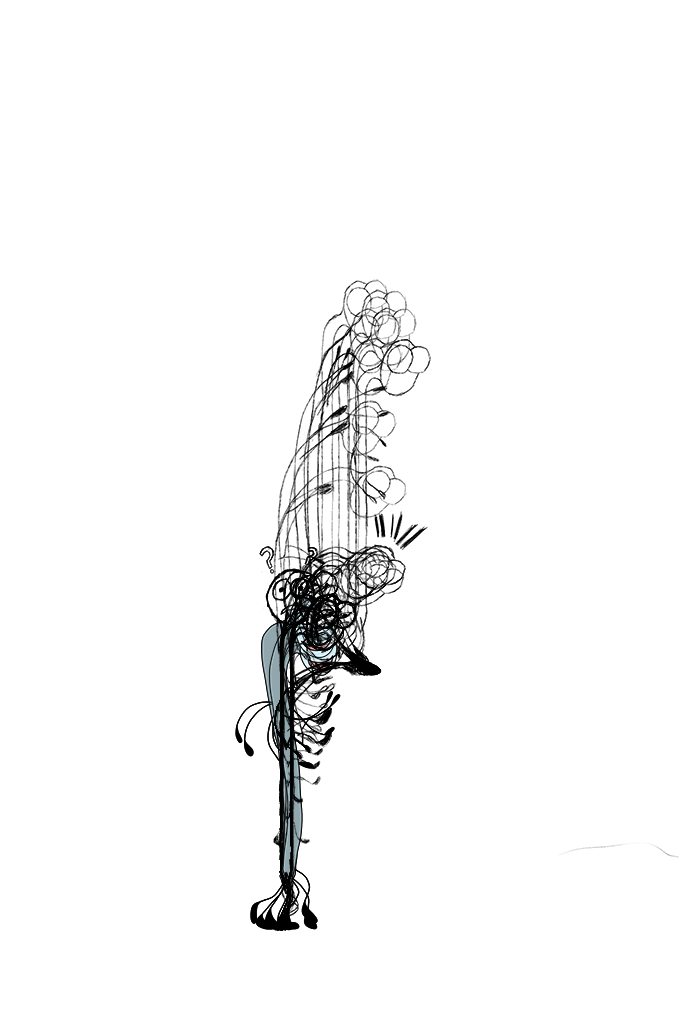
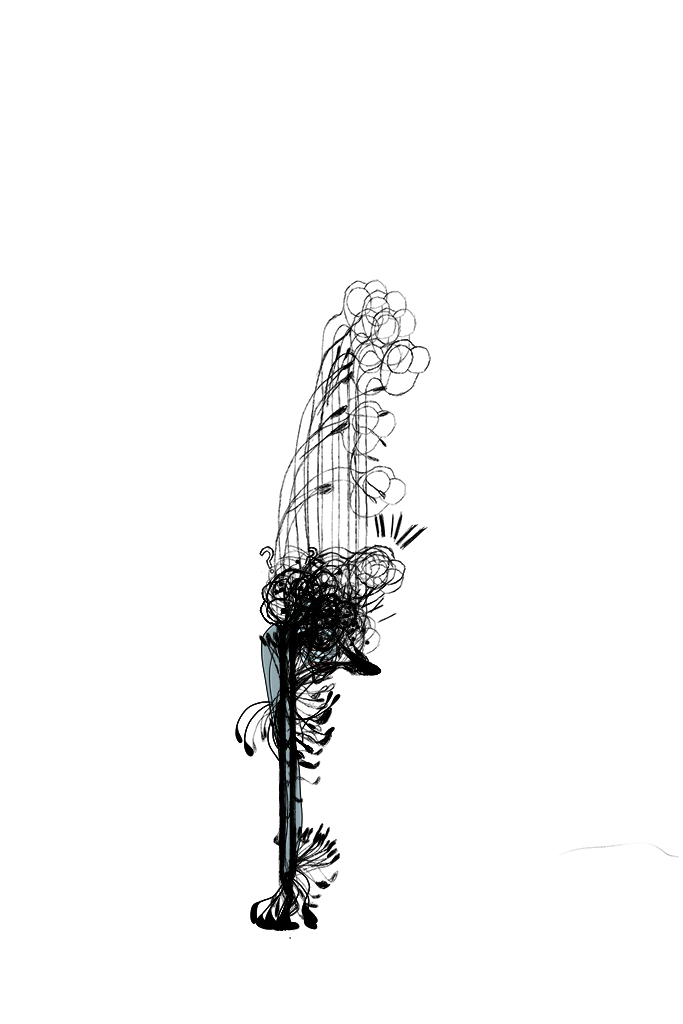
Before/after of a 683×1024 layered artwork. What changed in the layer stack:
added group "Fall" with 8 layers above "Jump" over [258, 581, 369, 939]
added layer "Fall1" in group "Fall" over [259, 581, 369, 939]
added layer "Fall2" in group "Fall" over [259, 581, 369, 939]
added layer "Fall3" in group "Fall" over [259, 581, 369, 939]
added layer "Fall4" in group "Fall" over [259, 581, 369, 939]
added layer "Fall5" in group "Fall" over [258, 581, 369, 939]
added layer "Fall6" in group "Fall" over [259, 581, 369, 939]
added layer "Fall7" in group "Fall" over [259, 581, 369, 939]
added layer "Fall8" in group "Fall" over [259, 581, 369, 939]
added group "Jump" with 18 layers above "ClimbOnLedge" over [252, 549, 398, 936]
added layer "Jump02" in group "Jump" over [277, 589, 384, 930]
added layer "Jump03" in group "Jump" over [277, 582, 384, 930]
added layer "Jump04" in group "Jump" over [277, 589, 398, 930]
added layer "Jump05" in group "Jump" over [277, 584, 384, 930]
added layer "Jump08" in group "Jump" over [263, 592, 368, 936]
added layer "Jump09" in group "Jump" over [252, 608, 367, 930]
added layer "Jump11" in group "Jump" over [255, 569, 361, 931]
added layer "Jump12" in group "Jump" over [255, 561, 362, 930]
added layer "Jump13" in group "Jump" over [257, 549, 351, 918]
added layer "Jump14" in group "Jump" over [269, 550, 372, 915]
added layer "Jump15" in group "Jump" over [269, 549, 372, 915]
added layer "Jump16" in group "Jump" over [268, 557, 373, 913]
added layer "Jump17" in group "Jump" over [264, 563, 373, 918]
added layer "Jump18" in group "Jump" over [263, 573, 373, 932]
…and 4 more changes (4 added)
